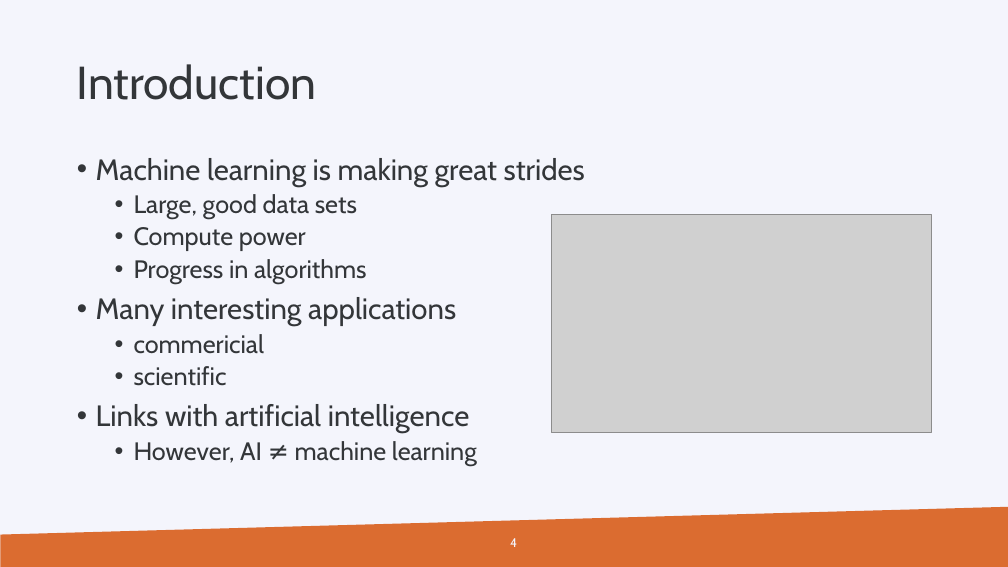
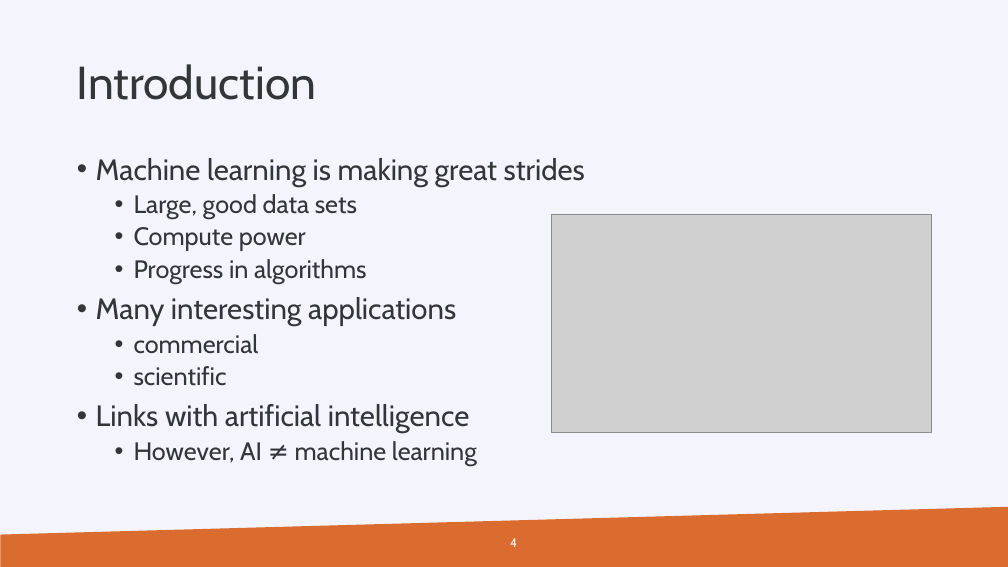
Before and after one commit to gjbex/Machine-learning-with-Python, a slide deck: slide 4 of machine_learning_with_python.pptx. Drawn at 1008x567 pixels with LibreOffice and Linux fonts; fonts in the diff are those of the drawing; grey boxes stand for pictures; background and template pictures are left out. Boxes give left, top, right and bottom in pixels: in the first picture for what was removed or moved away, otherwise in the second. Text is boxed around its words. In the diff, an @@ line names an element or a change of style, - is before the commit and + after.

Commit message:
Fix typo

```diff
--- a/machine_learning_with_python.pptx
+++ b/machine_learning_with_python.pptx
@@ text at [134, 334, 259, 354]: text changed @@
-  • commericial
+  • commercial
```
